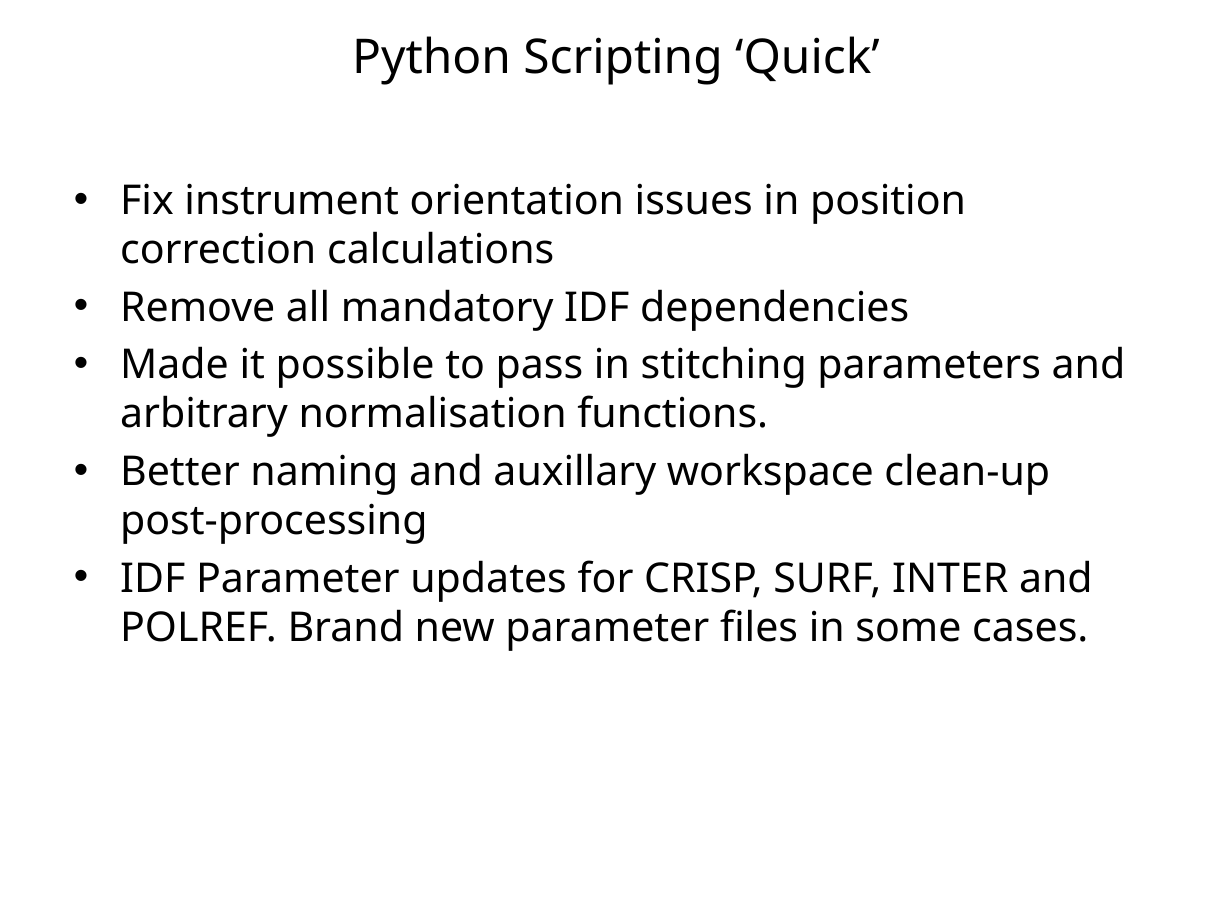
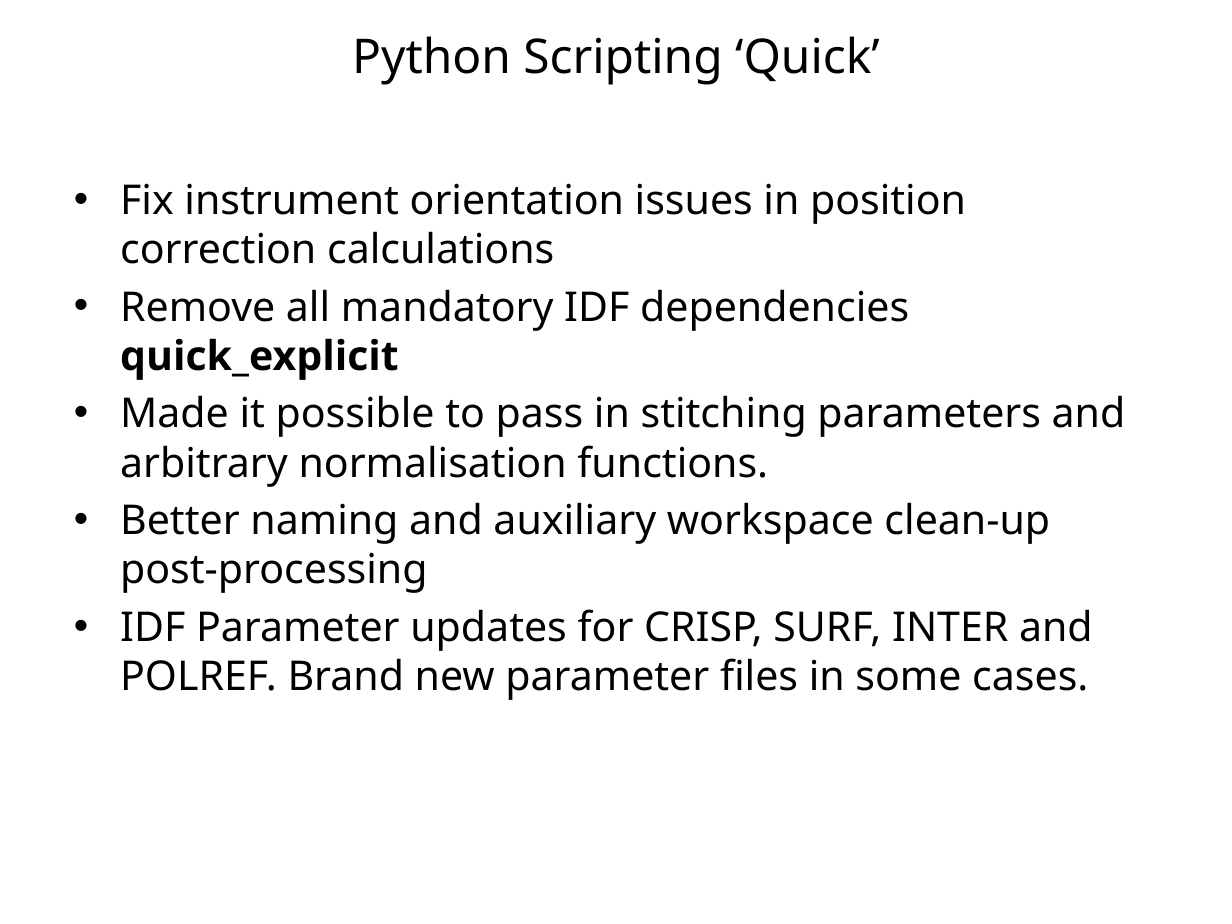
Before and after one commit to mantidproject/documents, a slide deck: slide 35 of Presentations/Release Presentations/3.1/Release 3.1 Presentation.pptx. Drawn at 1232x924 pixels with LibreOffice and Linux fonts; fonts in the diff are those of the drawing; background and template pictures are left out. Boxes give left, top, right and bottom in pixels: in the first picture for what was removed or moved away, otherwise in the second. Text is boxed around its words. In the diff, an @@ line names an element or a change of style, - is before the commit and + after.

Commit message:
Add SC image and minor mod to text.

```diff
--- a/Presentations/Release Presentations/3.1/Release 3.1 Presentation.pptx
+++ b/Presentations/Release Presentations/3.1/Release 3.1 Presentation.pptx
@@ text at box(120, 289, 909, 380): text changed @@
-• Remove all mandatory IDF dependencies
+• Remove all mandatory IDF dependencies quick_explicit
@@ text at box(120, 502, 1050, 593): text changed @@
-• Better naming and auxillary workspace clean-up post-processing
+• Better naming and auxiliary workspace clean-up post-processing
```
Also in this commit, not shown: 1 other slide changed.
